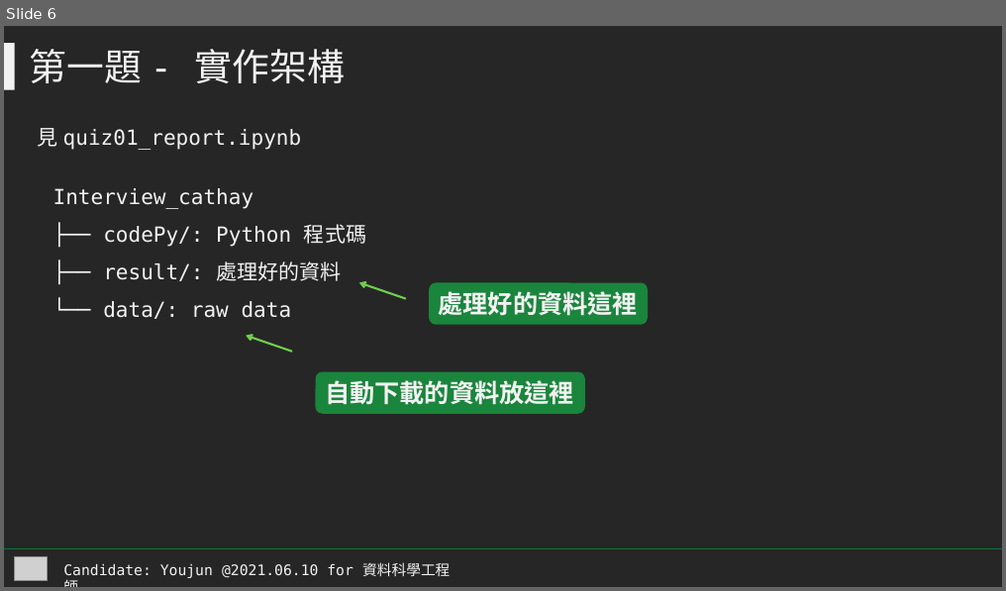
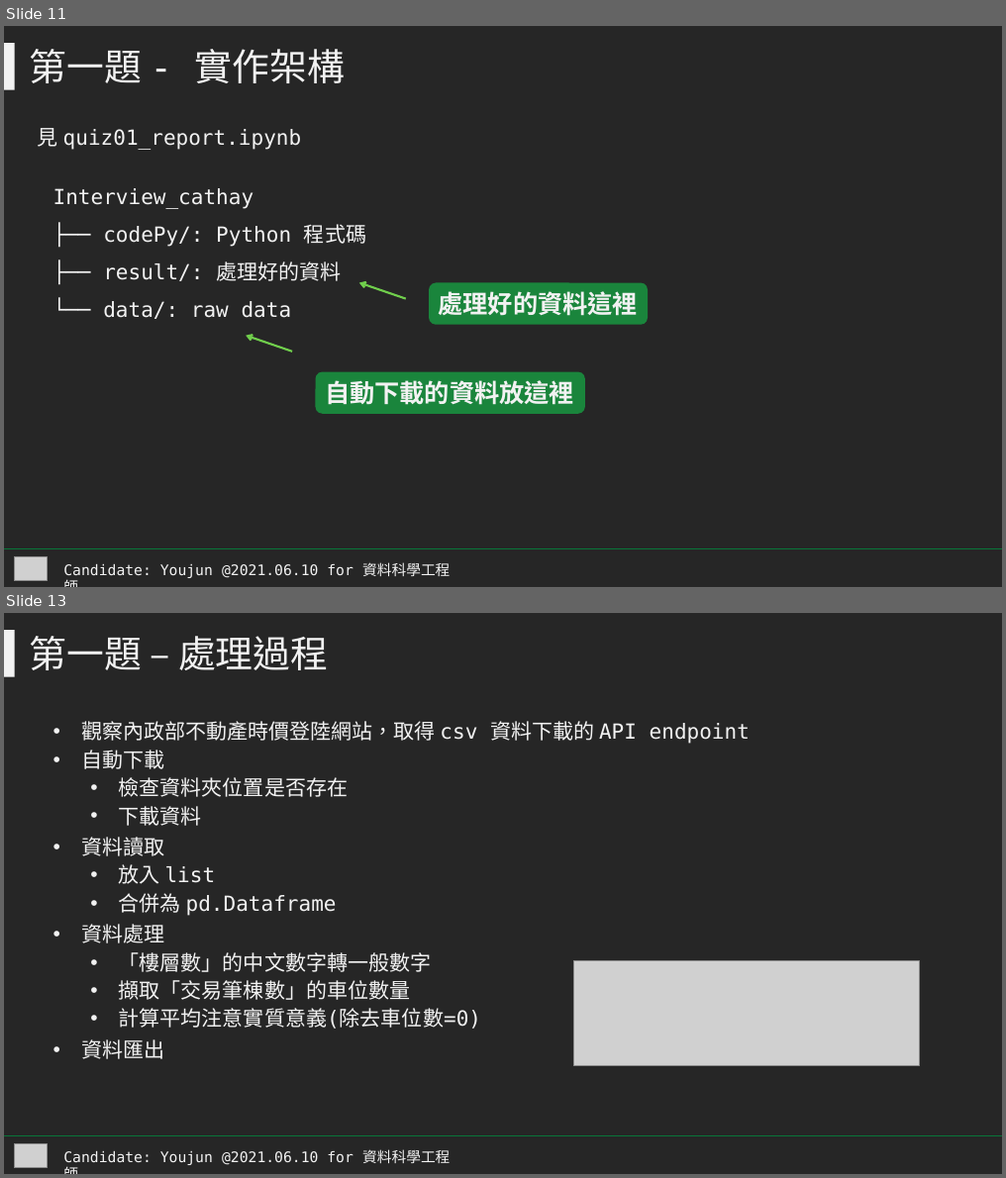
Before and after one commit to littlefish0331/cathay_intervie_591, a slide deck: report_youjun.pptx. Shown one above the other, each under a label of ours: slide 6 before the commit, slides 11 and 13 after it; the slides between them are not shown. The pictures are 1006x591 and 1006x1178 pixels, drawn with LibreOffice and Linux fonts; fonts in the diff are those of the drawing; grey boxes stand for pictures. Boxes give left, top, right and bottom in pixels: in the first picture for what was removed or moved away, otherwise in the second. Text is boxed around its words. In the diff, an @@ line names an element or a change of style, - is before the commit and + after.

```diff
--- a/report_youjun.pptx
+++ b/report_youjun.pptx
@@ slide 13 added at box(4, 613, 1002, 1174), background #262626 @@
@@ rectangle added at box(4, 630, 15, 677), fill #F2F2F2 @@
@@ text added at box(30, 636, 328, 670), 36 pt, text #F2F2F2 @@
+第一題 – 處理過程
@@ text added at box(81, 721, 749, 1059), 20 pt, text #F2F2F2 @@
+• 觀察內政部不動產時價登陸網站，取得 csv 資料下載的 API endpoint
+• 自動下載
+  • 檢查資料夾位置是否存在
+  • 下載資料
+• 資料讀取
+  • 放入 list
+  • 合併為 pd.Dataframe
+• 資料處理
+  • 「樓層數」的中文數字轉一般數字
+  • 擷取「交易筆棟數」的車位數量
+  • 計算平均注意實質意義(除去車位數=0)
+• 資料匯出
@@ picture added at box(574, 961, 920, 1065) @@
@@ line added from (4, 1137) to (1002, 1137), #087639 0.5 pt @@
@@ picture added at box(14, 1145, 47, 1167) @@
@@ text added at box(63, 1150, 450, 1165), 14 pt, text #F2F2F2 @@
+Candidate: Youjun @2021.06.10 for 資料科學工程師
@@ what was slide 6 is now slide 11 @@
```
Also in this commit, not shown: 30 other slides added, 3 slides removed, 14 other files.
